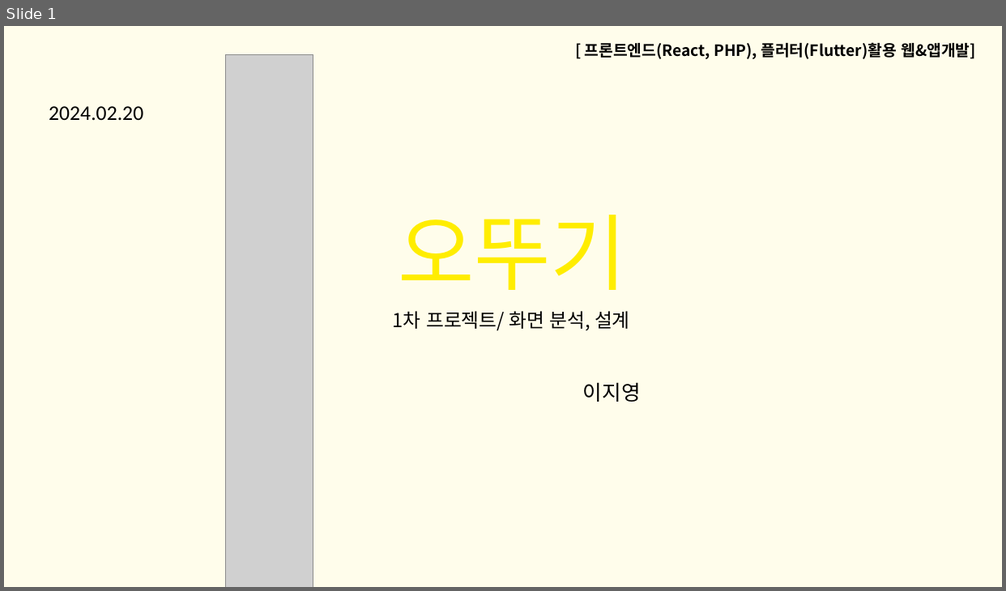
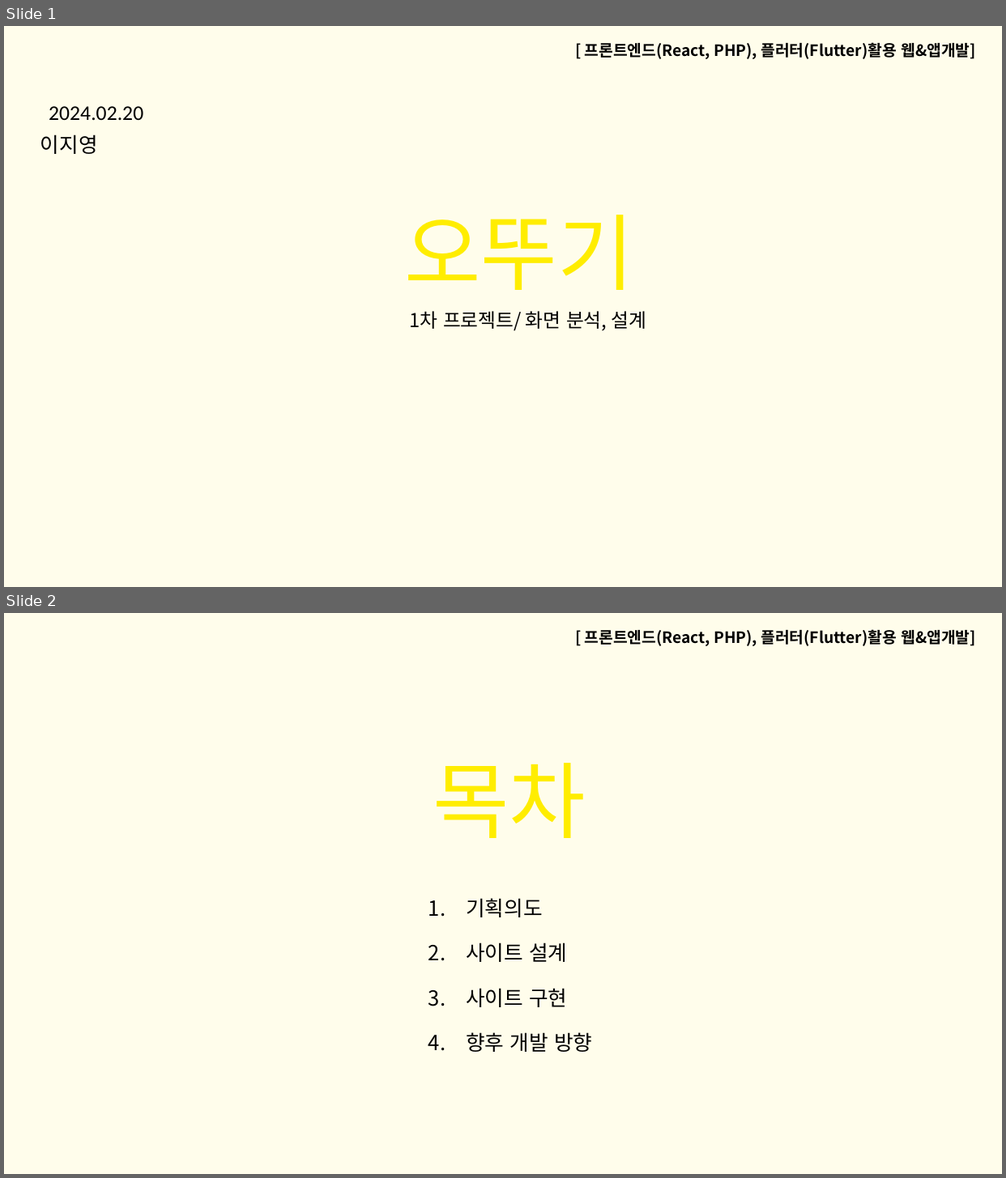
Before and after one commit to gieyoung/FED-RF-2nd-PJ-gieyoung, a slide deck: 1차 프로젝트/01. 자료수집/오뚜기.pptx. Shown one above the other, each under a label of ours: slide 1 before the commit, slides 1 and 2 after it. The pictures are 1006x591 and 1006x1178 pixels, drawn with LibreOffice and Linux fonts; fonts in the diff are those of the drawing; grey boxes stand for pictures. Boxes give left, top, right and bottom in pixels: in the first picture for what was removed or moved away, otherwise in the second. Text is boxed around its words. In the diff, an @@ line names an element or a change of style, - is before the commit and + after.

```diff
--- a/1차 프로젝트/01. 자료수집/오뚜기.pptx
+++ b/1차 프로젝트/01. 자료수집/오뚜기.pptx
@@ slide 2 added at [4,613,1002,1174], background #FFFDEB @@
@@ text added at [585,629,975,646], 15 pt, text #000000, bold @@
+[ 프론트엔드(React, PHP), 플러터(Flutter)활용 웹&앱개발]
@@ text added at [432,763,586,838], 80 pt, text #FFED00 @@
+목차
@@ text added at [466,898,592,1052], 20 pt, text #000000 @@
+1. 기획의도
+2. 사이트 설계
+3. 사이트 구현
+4. 향후 개발 방향
@@ slide 1 changed as well @@
@@ picture removed at [226,54,314,587] @@
@@ text "이지영": place and size @@
-text "이지영" at [583,382,641,402]
+text "이지영" at [40,135,98,154]
@@ text "오뚜기" at [404,215,633,290]: alignment left to centre @@
@@ text "1차 프로젝트/ 화면 분석, 설계" at [409,311,647,331]: alignment centre to right @@
```
Also in this commit, not shown: 1 other slide added.
